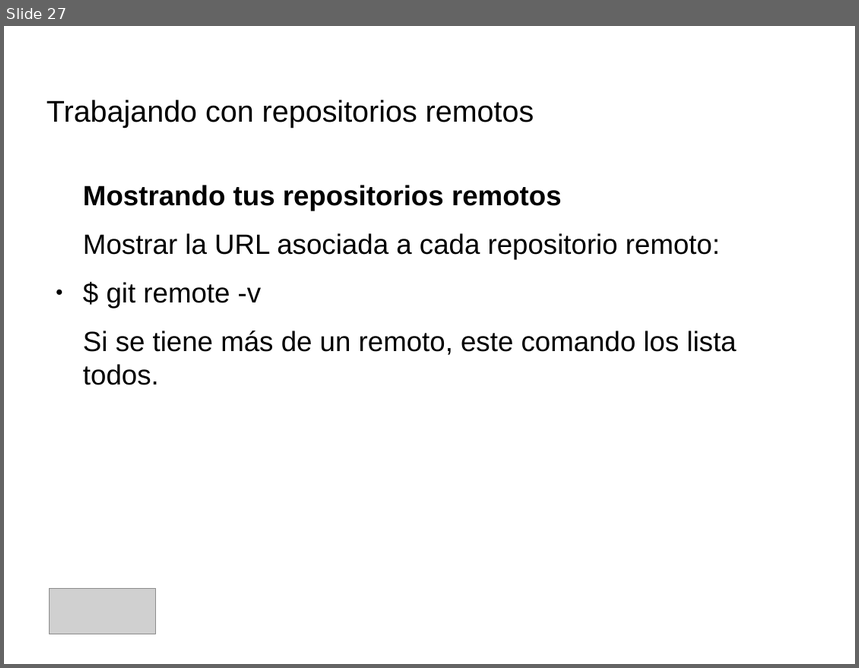
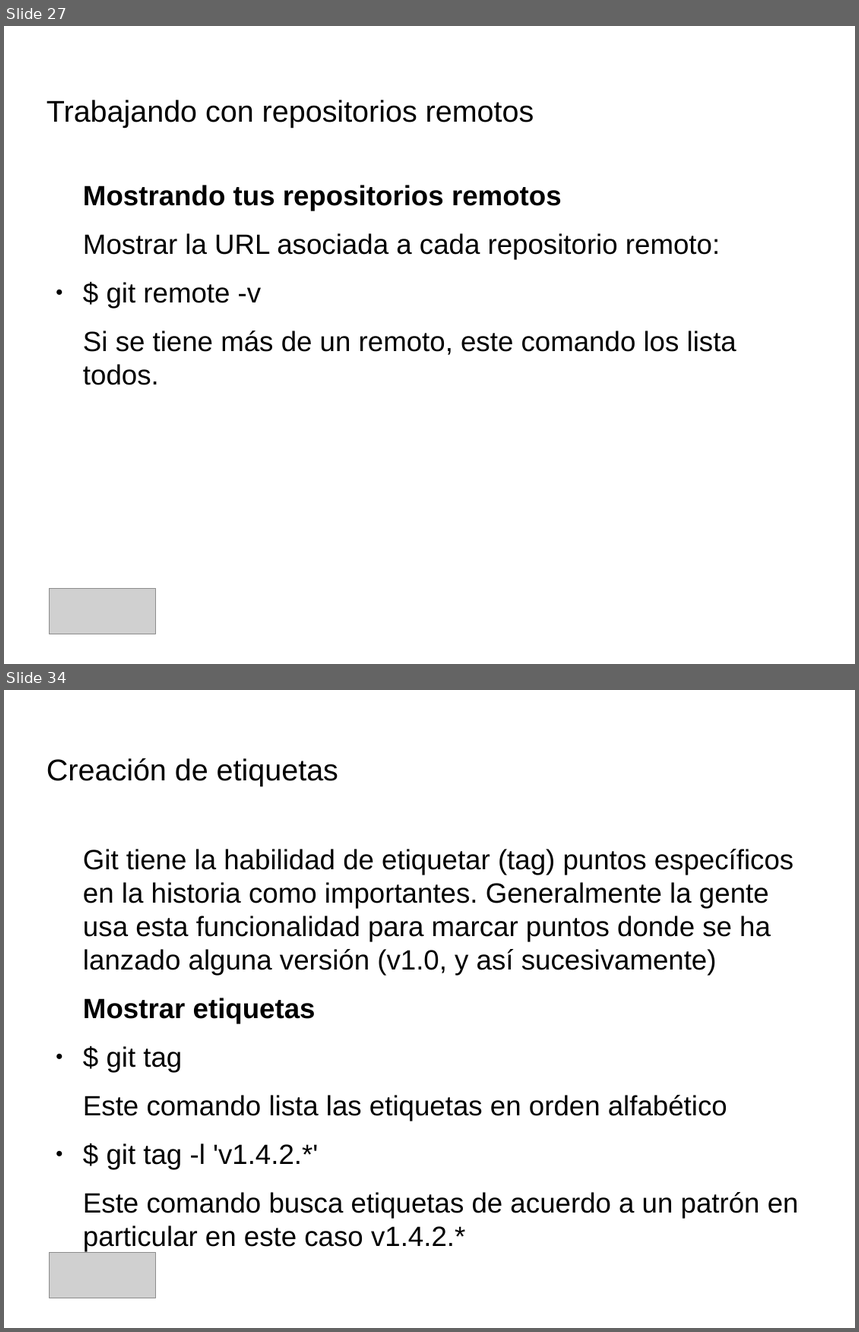
Before and after one commit to IllanPedro/Hardware, a slide deck: CursoGIT,GITHUB,SOURCETREE/Precentacion_Git.odp. Shown one above the other, each under a label of ours: slide 27 before the commit, slides 27 and 34 after it; the slides between them are not shown. The pictures are 859x668 and 859x1332 pixels, drawn with LibreOffice and Linux fonts; fonts in the diff are those of the drawing; grey boxes stand for pictures; background and template pictures are left out. Boxes give left, top, right and bottom in pixels: in the first picture for what was removed or moved away, otherwise in the second. Text is boxed around its words. In the diff, an @@ line names an element or a change of style, - is before the commit and + after.

```diff
--- a/CursoGIT,GITHUB,SOURCETREE/Precentacion_Git.odp
+++ b/CursoGIT,GITHUB,SOURCETREE/Precentacion_Git.odp
@@ slide 34 added at [4,690,855,1328], background picture (left out) @@
@@ title added at [47,758,338,787], 28 pt, text #000000 @@
+Creación de etiquetas
@@ text added at [83,849,799,1252], 26 pt, text #000000 @@
+Git tiene la habilidad de etiquetar (tag) puntos específicos en la historia como importantes. Generalmente la gente usa esta funcionalidad para marcar puntos donde se ha lanzado alguna versión (v1.0, y así sucesivamente)
+Mostrar etiquetas
+● $ git tag
+Este comando lista las etiquetas en orden alfabético
+● $ git tag -l 'v1.4.2.*'
+Este comando busca etiquetas de acuerdo a un patrón en particular en este caso v1.4.2.*
@@ picture added at [50,1252,156,1299] @@
```
Also in this commit, not shown: 8 slides changed, 3 other slides added, 1 other file.
